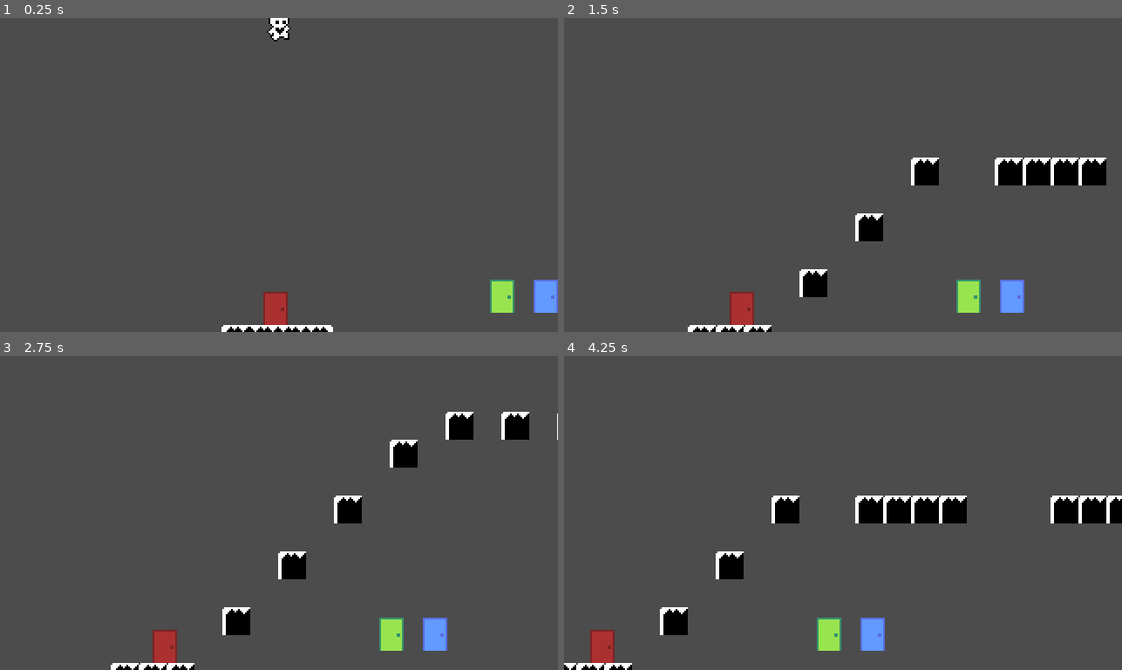
Above: before the commit, frames 1-4 (two rows, left to right).
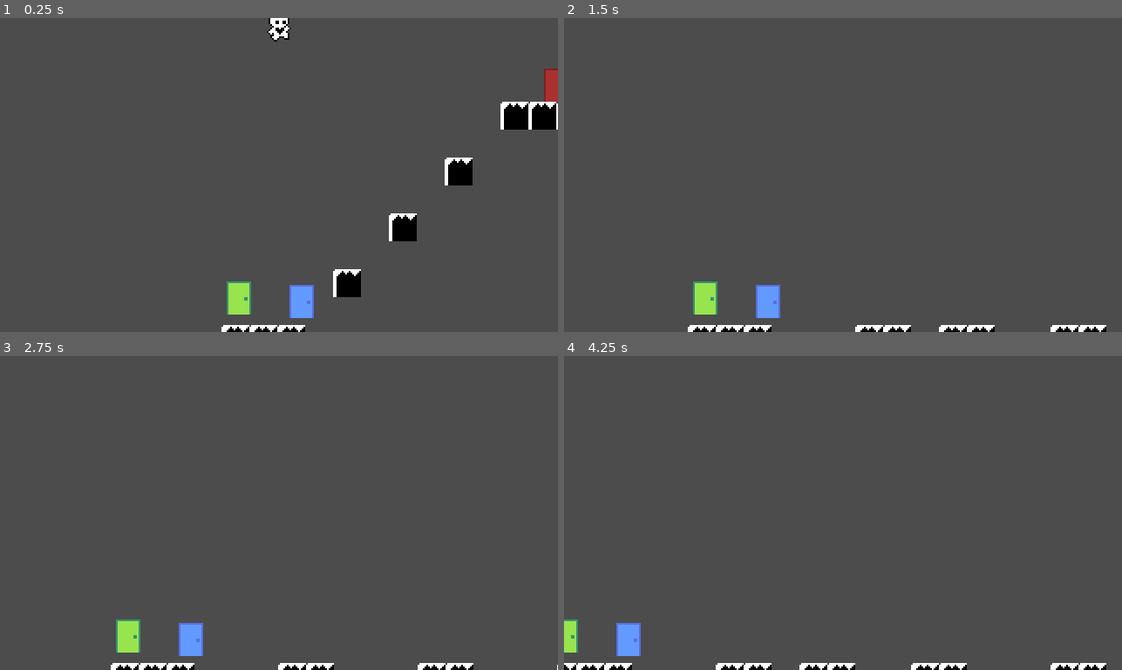
Above: after the commit, the same moments.

Repository: wagenrace/Platformer
Game: Godot game, scene res://World.tscn
Two runs of this game, one before a commit and one after it. Both use one fixed random seed, a clock stepped at 60 frames per second and the inputs below.
Inputs:
- Up to frame 1 (0.25 s): no input
- Up to frame 2 (1.5 s): tap Enter (ui_accept) at 0.5, 0.77, 1.07 s; hold Right (ui_right) from 0.53 s (still down); tap E at 0.6 s; tap 1 at 0.8, 1.35 s
- Up to frame 3 (2.75 s): tap Enter (ui_accept) at 1.52, 1.82 s; tap 2 at 1.55, 2.1 s; release Right (ui_right) at 2.03 s; hold Left (ui_left) from 2.03 s (still down); hold Enter (ui_accept) from 2.03 s (still down)
- Up to frame 4 (4.25 s): release Left (ui_left) at 2.78 s; release Enter (ui_accept) at 2.78 s; hold Right (ui_right) from 2.78 s (still down); tap Enter (ui_accept) at 2.85, 3.02, 3.32, 3.77, 4.07 s; tap E at 3.05, 3.6 s; tap 1 at 3.8 s

The runs differ from the first frame. In frame 1, 5.0% of the frame differs, in the area x 40-100%, y 16-100%; in frame 2, 6.1%; in frame 3, 5.4%; in frame 4, 7.2%, in the area x 0-100%, y 44-100%.

Commit message:
make door change level
Signed-off-by: tomnijhof <tom.nijhof@cytosmart.com>

Diff:
--- /dev/null
+++ b/Door.gd
@@ -0,0 +1,22 @@
+
+extends Area2D
+
+export(Texture) var spriteDoor setget my_func
+export(String) var nextLevel = ""
+# export(NodePath) var tileMap
+
+# onready var tileMap = get_node("parent")
+
+func my_func(tex):
+	var asset = tex
+	get_node("Sprite").texture = asset
+
+func _ready():
+	pass
+
+func _input(event):
+	if event.is_action_pressed("ui_accept"):
+		if(get_overlapping_bodies().size()):
+			get_parent().apply_level(nextLevel)
+
+			# tileMap.applyLevel(nextLevel)
--- /dev/null
+++ b/Door.tscn
@@ -0,0 +1,17 @@
+[gd_scene load_steps=3 format=2]
+
+[ext_resource path="res://Door.gd" type="Script" id=2]
+
+[sub_resource type="RectangleShape2D" id=1]
+extents = Vector2( 7, 9.5 )
+
+[node name="Door" type="Area2D"]
+collision_layer = 2
+script = ExtResource( 2 )
+
+[node name="Sprite" type="Sprite" parent="."]
+position = Vector2( 16, -16 )
+
+[node name="CollisionShape2D" type="CollisionShape2D" parent="."]
+position = Vector2( 16, -9.5 )
+shape = SubResource( 1 )
--- a/LevelLayout.gd
+++ b/LevelLayout.gd
@@ -1,5 +1,6 @@
 extends TileMap
 
+# This is not a clean way of doing it, but it works
 var base64_lookup = {
 	"A": 0,
 	"B": 1,
@@ -68,13 +69,35 @@
 }
 
 onready var tileMap = $"."
+onready var redDoor = $"DoorRed"
+onready var blueDoor = $"DoorBlue"
+onready var greenDoor = $"DoorGreen"
 
-func decode_level(level_base64: String):
+
+func apply_level(level):
+	for cell in tileMap.get_used_cells():
+		tileMap.set_cellv(cell, -1)
+
+	# Staring platform
+	tileMap.set_cell(-2, 11, 0)
+	tileMap.set_cell(-1, 11, 0)
+	tileMap.set_cell(0, 11, 0)
+
 	var current_position = Vector2(0, 11)
-	var level = [ Vector2(-2, 11), Vector2(-1, 11), Vector2(0, 11),]
 
-	for letter in level_base64:
+	for letter in level:
 		var _number = base64_lookup[letter]
+		if _number == 60:
+			var door_position = current_position
+			door_position.x += 1
+			door_position = tileMap.map_to_world(door_position)
+
+			for _i in range(2):
+				current_position.x += 1
+				tileMap.set_cellv(current_position, 0)
+			redDoor.position = door_position
+			continue
+
 		var _gap_size = _number % 3 + 1
 		var _height = int(_number/3) % 5 - 2
 		var _island_width = int(_number/15) % 4 + 1
@@ -85,12 +108,4 @@
 
 		for _i in range(_island_width):
 			current_position.x += 1
-			level.append(current_position)
-	return level
-
-func apply_level(level):
-	for cell in tileMap.get_used_cells():
-		tileMap.set_cellv(cell, -1)
-
-	for cell in level:
-		tileMap.set_cell(cell[0], cell[1], 0)
+			tileMap.set_cellv(current_position, 0)
--- a/Player.tscn
+++ b/Player.tscn
@@ -69,9 +69,11 @@
 }
 
 [node name="Player" type="KinematicBody2D"]
+collision_mask = 2
 
 [node name="Sprite" type="Sprite" parent="."]
 position = Vector2( 0, -10 )
+z_index = 5
 texture = ExtResource( 1 )
 hframes = 7
 
--- a/World.gd
+++ b/World.gd
@@ -4,8 +4,10 @@
 onready var camera = $Camera2D
 onready var tileMap = $TileMap
 
+func _ready():
+	tileMap.apply_level("AAAA8")
 
-func _physics_process(delta):
+func _physics_process(_delta):
 	var camera_pos = camera.get_position()
 	camera_pos.x = player.position.x
 	camera.set_position(camera_pos)
@@ -15,8 +17,12 @@
 		player.position.x = 0
 		player.position.y = 0
 
+	if ev is InputEventKey and ev.scancode == KEY_E:
+		print(player.position)
+		print(tileMap.redDoor.position)
+
 	if ev is InputEventKey and ev.scancode == KEY_1:
-		tileMap.apply_level(decode_level("AAA01234567"))
+		tileMap.apply_level("abcdefAA8")
 
 	if ev is InputEventKey and ev.scancode == KEY_2:
-		tileMap.apply_level(decode_level("AAAAAAAA"))
+		tileMap.apply_level("aaaa8")
--- a/World.tscn
+++ b/World.tscn
@@ -1,13 +1,14 @@
-[gd_scene load_steps=57 format=2]
+[gd_scene load_steps=58 format=2]
 
 [ext_resource path="res://Player.tscn" type="PackedScene" id=1]
 [ext_resource path="res://Tileset.png" type="Texture" id=2]
 [ext_resource path="res://Player.gd" type="Script" id=3]
 [ext_resource path="res://World.gd" type="Script" id=4]
-[ext_resource path="res://art/door_red.png" type="Texture" id=5]
+[ext_resource path="res://Door.tscn" type="PackedScene" id=5]
 [ext_resource path="res://art/door_blue.png" type="Texture" id=6]
 [ext_resource path="res://art/door_green.png" type="Texture" id=7]
 [ext_resource path="res://LevelLayout.gd" type="Script" id=8]
+[ext_resource path="res://art/door_red.png" type="Texture" id=9]
 
 [sub_resource type="ConvexPolygonShape2D" id=2]
 points = PoolVector2Array( 0, 0, 16, 0, 16, 16, 0, 16 )
@@ -151,6 +152,7 @@
 points = PoolVector2Array( 0, 0, 16, 0, 16, 16, 0, 16 )
 
 [sub_resource type="TileSet" id=49]
+resource_local_to_scene = true
 0/name = "Tileset.png 0"
 0/texture = ExtResource( 2 )
 0/tex_offset = Vector2( 0, 0 )
@@ -464,21 +466,23 @@
 [node name="TileMap" type="TileMap" parent="."]
 tile_set = SubResource( 49 )
 cell_size = Vector2( 16, 16 )
+cell_custom_transform = Transform2D( 0, 0, 0, 0, 0, 0 )
+collision_layer = 2
 format = 1
 tile_data = PoolIntArray( 786430, 0, 196608, 786431, 0, 196609, 720896, 0, 196609, 720897, 0, 196610 )
 script = ExtResource( 8 )
 
-[node name="DoorRed" type="Sprite" parent="TileMap"]
-position = Vector2( -1, 164 )
-texture = ExtResource( 5 )
-
-[node name="DoorGreen" type="Sprite" parent="TileMap"]
-position = Vector2( 129, 157 )
-texture = ExtResource( 7 )
-
-[node name="DoorBlue" type="Sprite" parent="TileMap"]
-position = Vector2( 154, 157 )
-texture = ExtResource( 6 )
+[node name="DoorRed" parent="TileMap" instance=ExtResource( 5 )]
+position = Vector2( -34, 163 )
+spriteDoor = ExtResource( 9 )
+
+[node name="DoorBlue" parent="TileMap" instance=ExtResource( 5 )]
+position = Vector2( -2, 176 )
+spriteDoor = ExtResource( 6 )
+
+[node name="DoorGreen" parent="TileMap" instance=ExtResource( 5 )]
+position = Vector2( -38, 174 )
+spriteDoor = ExtResource( 7 )
 
 [node name="Player" parent="." instance=ExtResource( 1 )]
 position = Vector2( 1, 1 )
--- a/project.godot
+++ b/project.godot
@@ -27,6 +27,11 @@
 
 common/drop_mouse_on_gui_input_disabled=true
 
+[layer_names]
+
+2d_physics/layer_1="Player"
+2d_physics/layer_2="Door"
+
 [physics]
 
 common/enable_pause_aware_picking=true
Binary file changed: art/door_red.aseprite
Binary file changed: art/door_red.png
